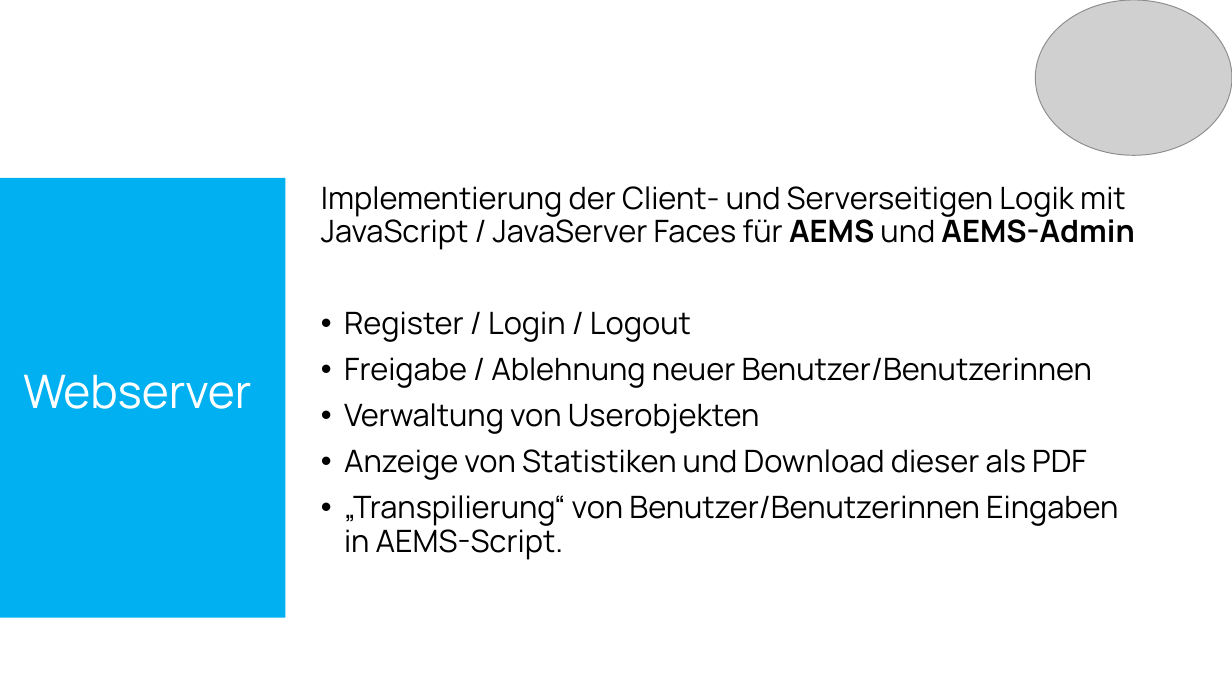
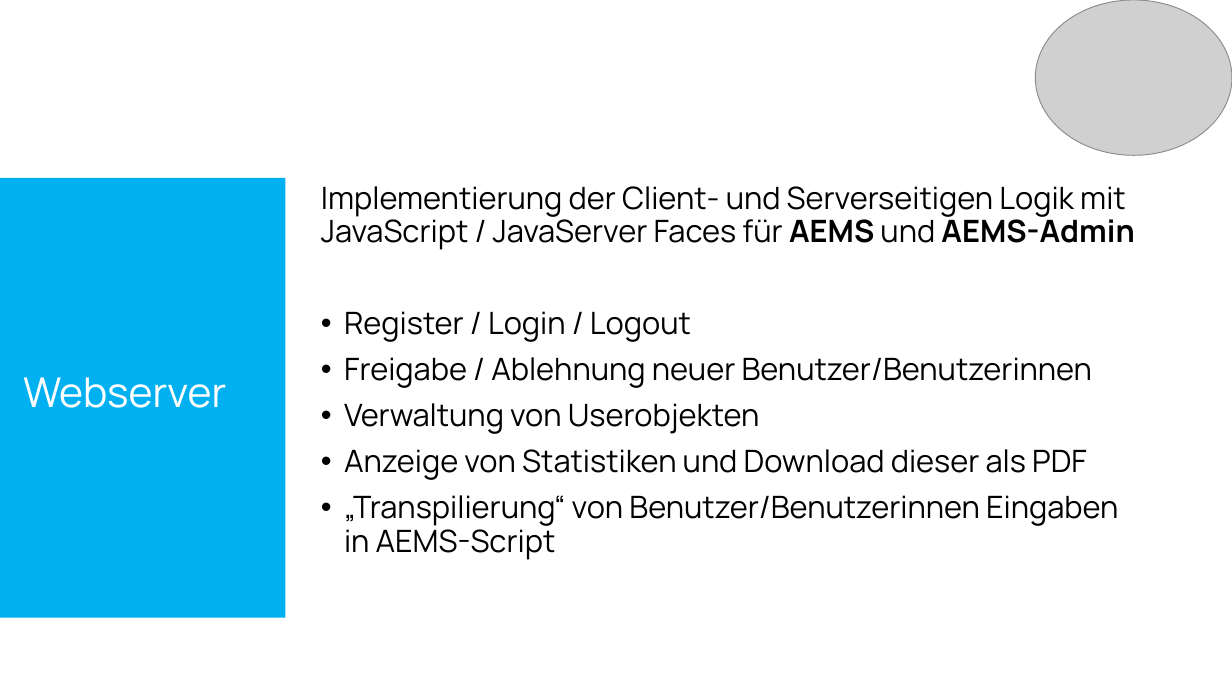
Before and after one commit to SebastianMandl/AEMS, a slide deck: slide 6 of Planung/Praesentationen/Praesentation_SRDP.pptx. Drawn at 1232x693 pixels with LibreOffice and Linux fonts; fonts in the diff are those of the drawing; grey boxes stand for pictures. Boxes give left, top, right and bottom in pixels: in the first picture for what was removed or moved away, otherwise in the second. Text is boxed around its words. In the diff, an @@ line names an element or a change of style, - is before the commit and + after.

```diff
--- a/Planung/Praesentationen/Praesentation_SRDP.pptx
+++ b/Planung/Praesentationen/Praesentation_SRDP.pptx
@@ title "Webserver" at bbox=[23, 377, 226, 408]: size 36 to 32 pt @@
@@ text at bbox=[344, 495, 1118, 560]: text changed @@
-• „Transpilierung“ von Benutzer/Benutzerinnen Eingaben in AEMS-Script.
+• „Transpilierung“ von Benutzer/Benutzerinnen Eingaben in AEMS-Script
```
Also in this commit, not shown: 3 other slides changed, 1 other file.
